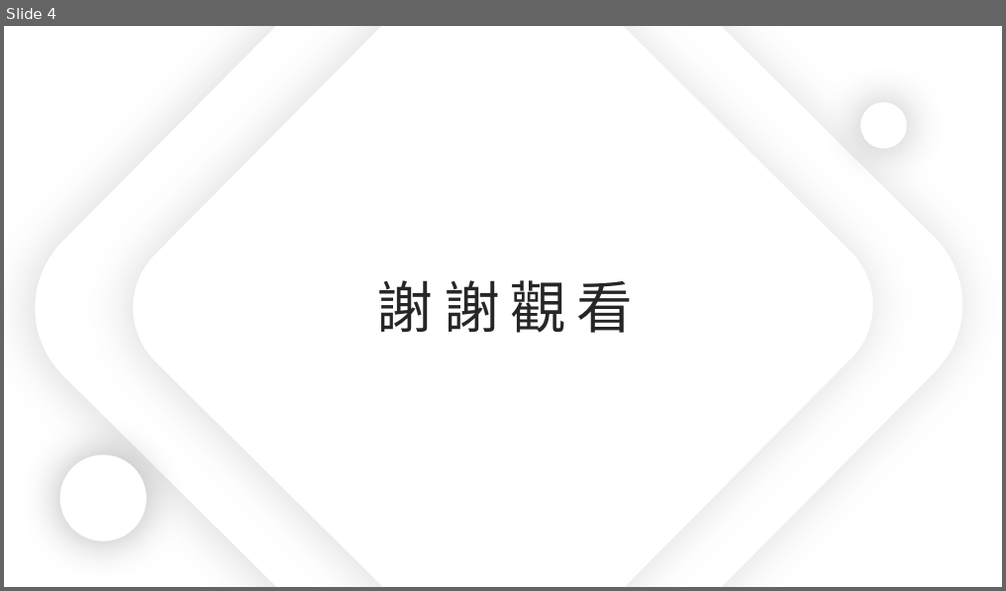
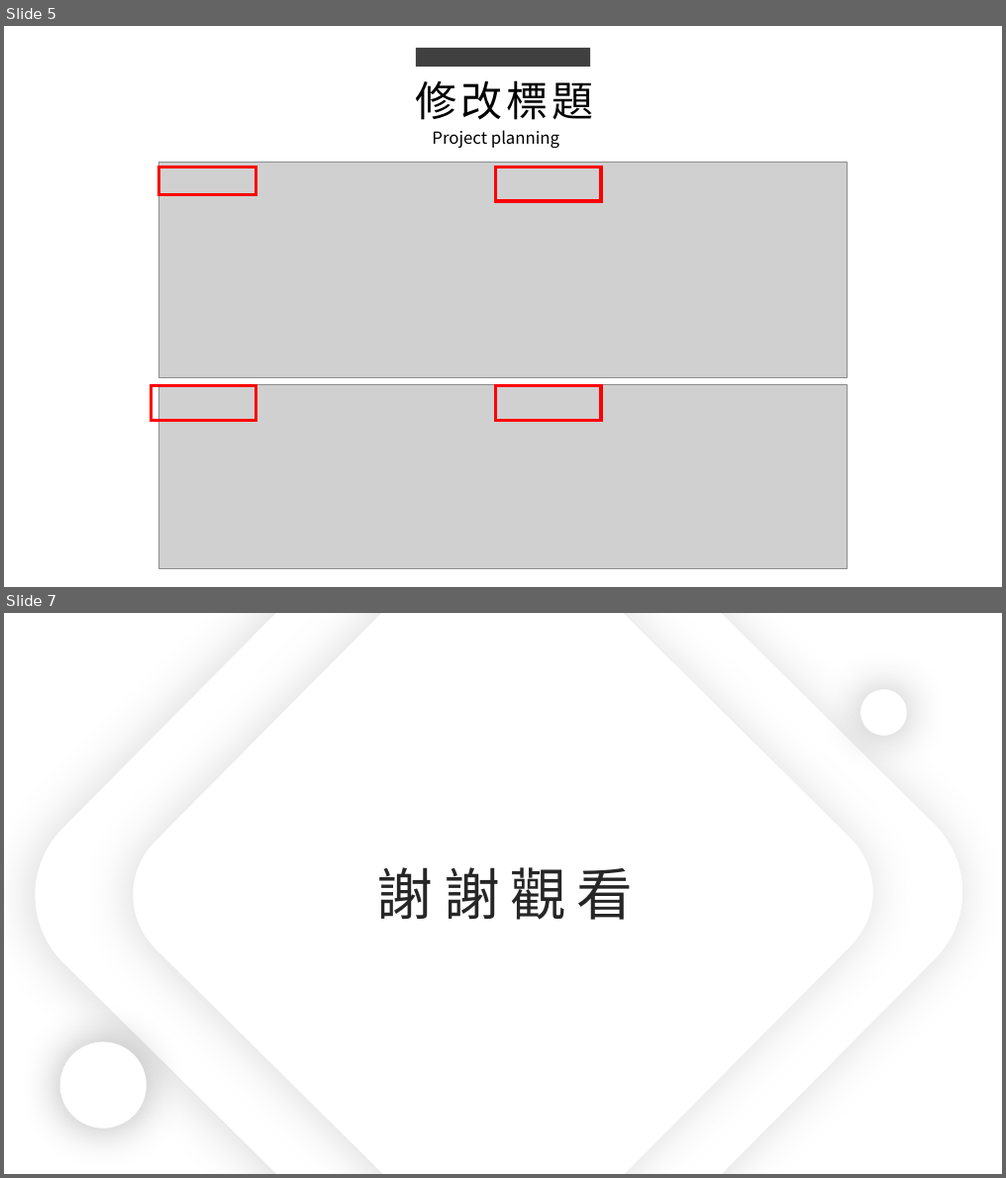
Before and after one commit to king637324/KnowledgeGreenhouseSystem, a slide deck: 工作日報_葉柏漢/2021.10/2021.10.27(加班)_2021.10.28工作日報_葉柏漢.pptx. Shown one above the other, each under a label of ours: slide 4 before the commit, slides 5 and 7 after it; the slides between them are not shown. The pictures are 1006x591 and 1006x1178 pixels, drawn with LibreOffice and Linux fonts; fonts in the diff are those of the drawing; grey boxes stand for pictures. Boxes give left, top, right and bottom in pixels: in the first picture for what was removed or moved away, otherwise in the second. Text is boxed around its words. In the diff, an @@ line names an element or a change of style, - is before the commit and + after.

```diff
--- a/工作日報_葉柏漢/2021.10/2021.10.27(加班)_2021.10.28工作日報_葉柏漢.pptx
+++ b/工作日報_葉柏漢/2021.10/2021.10.27(加班)_2021.10.28工作日報_葉柏漢.pptx
@@ slide 5 added at box(4, 26, 1002, 587), background #FFFFFF @@
@@ rectangle added at box(416, 48, 590, 67), fill #404040 @@
@@ text added at box(415, 80, 593, 120), 40 pt, text #000000 @@
+修改標題
@@ text added at box(432, 130, 559, 148), 16 pt, text #000000 @@
+Project planning
@@ picture added at box(159, 163, 847, 377) @@
@@ rectangle added at box(159, 168, 256, 195), outline #FF0000 3 pt @@
@@ rectangle added at box(496, 167, 601, 201), outline #FF0000 3 pt @@
@@ rectangle added at box(151, 385, 256, 420), outline #FF0000 3 pt @@
@@ picture added at box(159, 385, 847, 569) @@
@@ rectangle added at box(496, 386, 601, 421), outline #FF0000 3 pt @@
@@ what was slide 4 is now slide 7 @@
```
Also in this commit, not shown: 1 slide changed, 2 other slides added, 8 other files.
